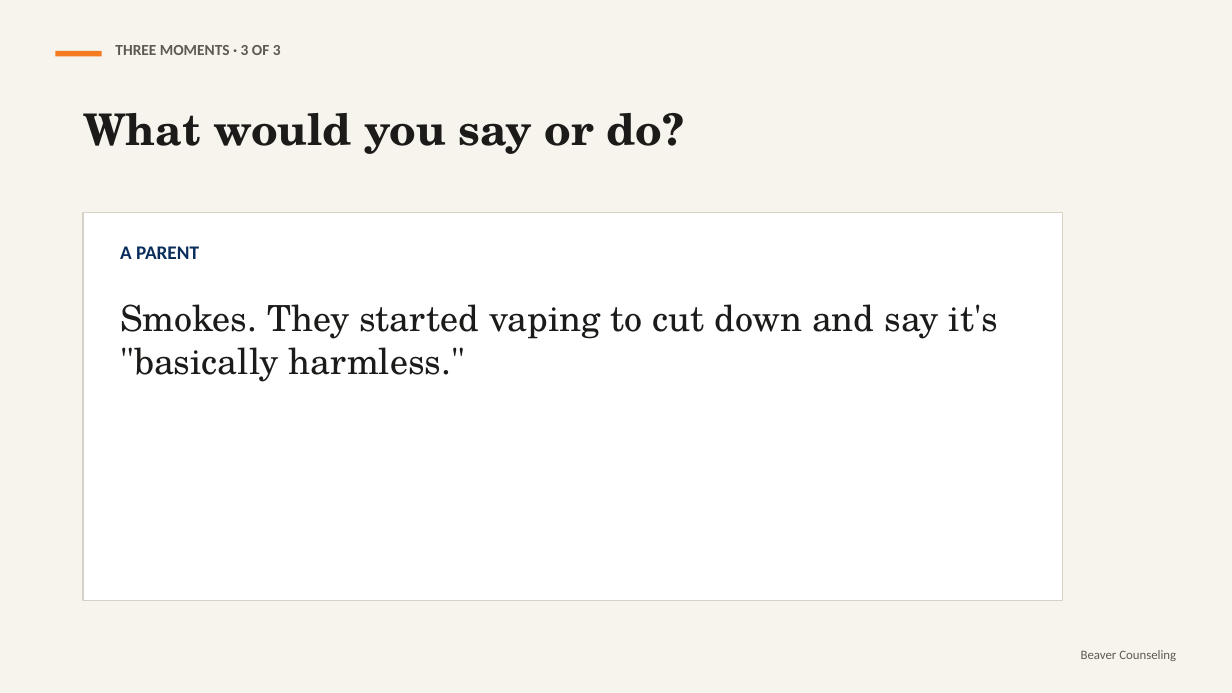
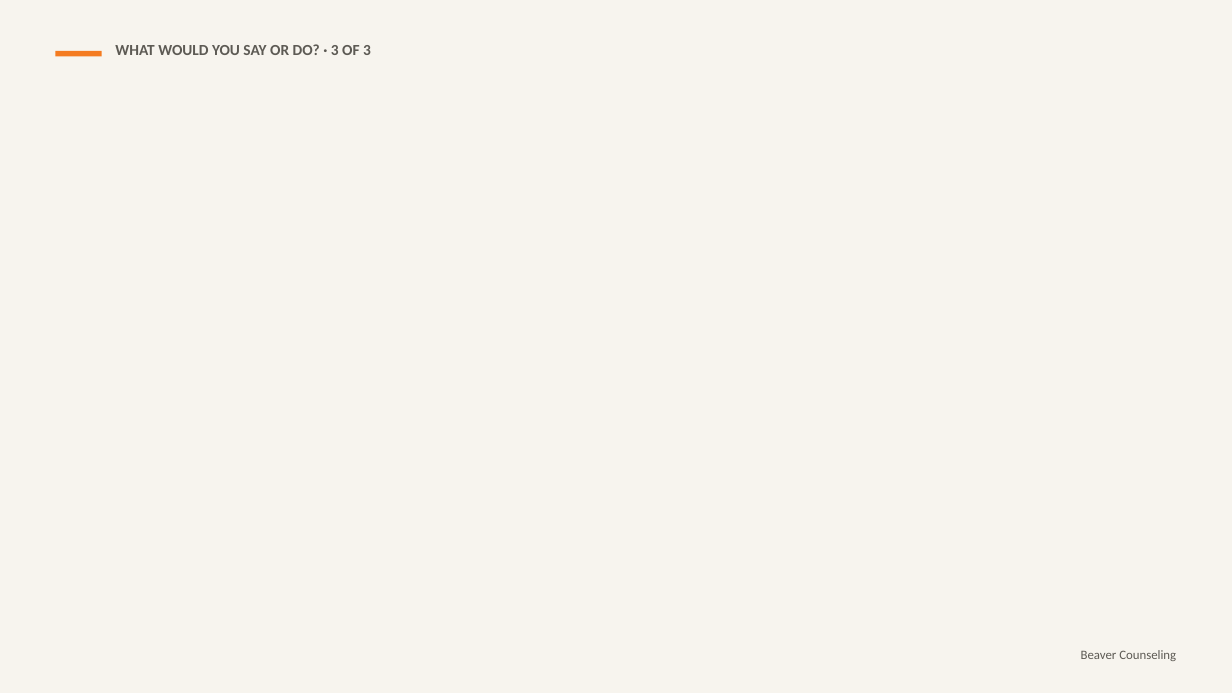
Before and after one commit to rmwtoolkit/bcds-toolkit, a slide deck: slide 15 of decks/vaping-and-your-brain-lesson-v2.pptx (slide 10 before the commit). Drawn at 1232x693 pixels with LibreOffice and Linux fonts; fonts in the diff are those of the drawing; background and template pictures are left out. Boxes give left, top, right and bottom in pixels: in the first picture for what was removed or moved away, otherwise in the second. Text is boxed around its words. In the diff, an @@ line names an element or a change of style, - is before the commit and + after.

```diff
--- a/decks/vaping-and-your-brain-lesson-v2.pptx
+++ b/decks/vaping-and-your-brain-lesson-v2.pptx
@@ text at (x1=115, y1=44, x2=371, y2=55): text changed @@
-THREE MOMENTS · 3 OF 3
+WHAT WOULD YOU SAY OR DO? · 3 OF 3
@@ text removed at (x1=83, y1=113, x2=684, y2=154) @@
-What would you say or do?
@@ rectangle removed at (x1=83, y1=213, x2=1063, y2=601) @@
@@ text removed at (x1=120, y1=246, x2=199, y2=259) @@
-A PARENT
@@ text removed at (x1=120, y1=304, x2=998, y2=382) @@
-Smokes. They started vaping to cut down and say it's "basically harmless."
```
Also in this commit, not shown: 10 other slides changed, 8 slides added, 2 slides removed, 5 other files.
